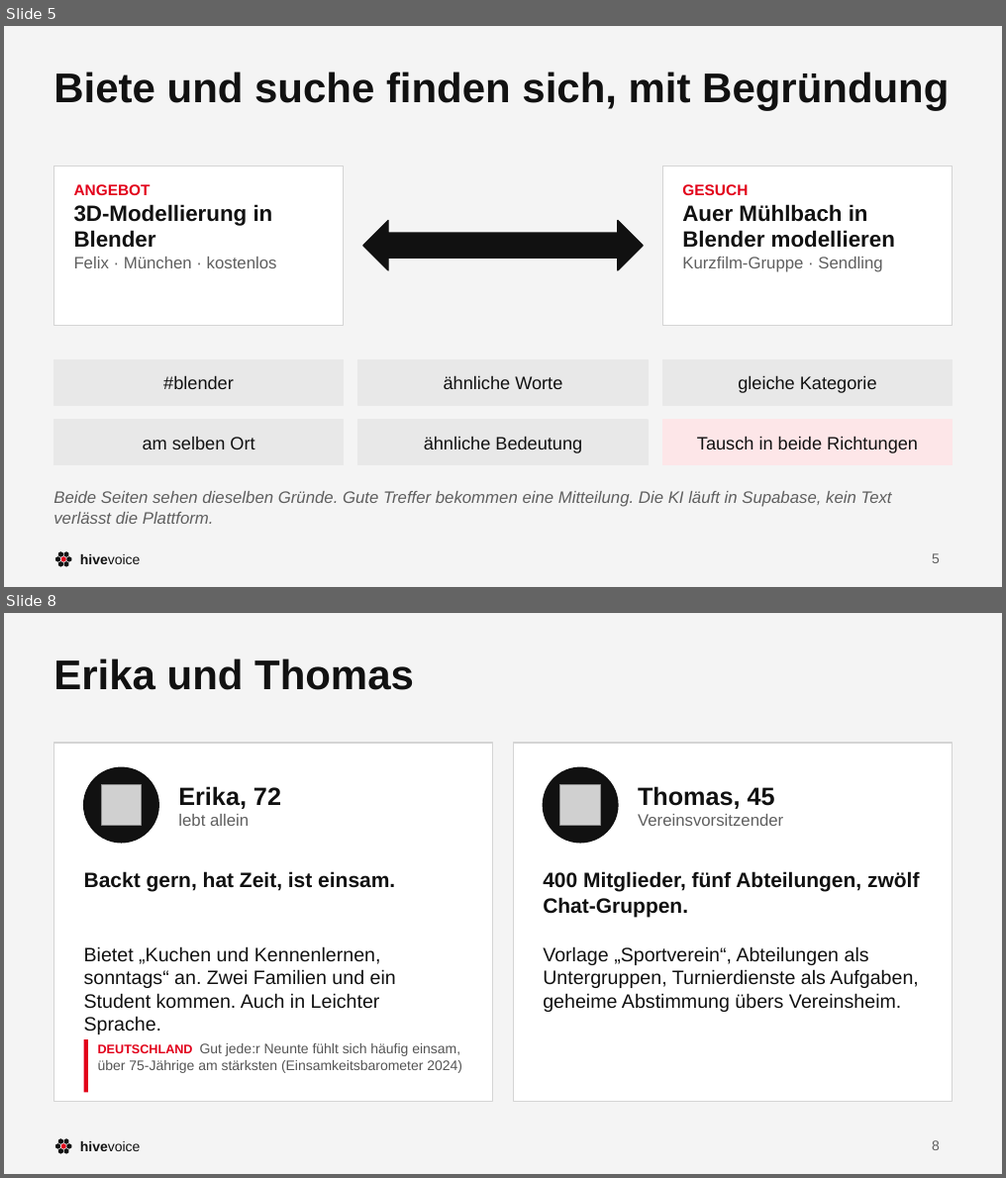
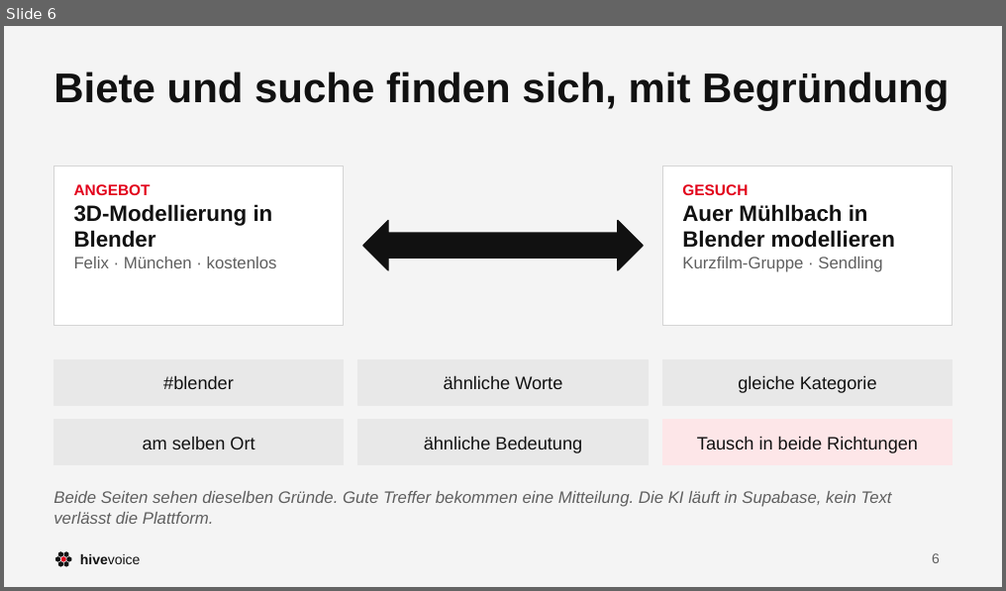
Before and after one commit to dafiiit/HiveVoice, a slide deck: docs/werbung/HiveVoice.pptx. Shown one above the other, each under a label of ours: slides 5 and 8 before the commit, slide 6 after it; the slides between them are not shown. The pictures are 1006x1178 and 1006x591 pixels, drawn with LibreOffice and Linux fonts; fonts in the diff are those of the drawing; grey boxes stand for pictures. Boxes give left, top, right and bottom in pixels: in the first picture for what was removed or moved away, otherwise in the second. Text is boxed around its words. In the diff, an @@ line names an element or a change of style, - is before the commit and + after.

```diff
--- a/docs/werbung/HiveVoice.pptx
+++ b/docs/werbung/HiveVoice.pptx
@@ slide 8 removed at [4,613,1002,1174], background #F4F4F4; not listed: 8 template elements that a slide beside it also shows @@
@@ title removed at [54,659,414,690] @@
-Erika und Thomas
@@ rectangle removed at [54,743,493,1102] @@
@@ rectangle removed at [513,743,952,1102] @@
@@ ellipse removed at [84,767,158,843] @@
@@ picture removed at [101,785,141,826] @@
@@ text removed at [178,786,281,826] @@
-Erika, 72
-lebt allein
@@ ellipse removed at [543,767,618,843] @@
@@ picture removed at [560,785,601,826] @@
@@ text removed at [638,786,783,826] @@
-Thomas, 45
-Vereinsvorsitzender
@@ text removed at [84,871,395,892] @@
-Backt gern, hat Zeit, ist einsam.
@@ text removed at [543,871,919,917] @@
-400 Mitglieder, fünf Abteilungen, zwölf Chat-Gruppen.
@@ text removed at [84,947,396,1035] @@
-Bietet „Kuchen und Kennenlernen, sonntags“ an. Zwei Familien und ein Student kommen. Auch in Leichter Sprache.
@@ text removed at [543,947,918,1012] @@
-Vorlage „Sportverein“, Abteilungen als Untergruppen, Turnierdienste als Aufgaben, geheime Abstimmung übers Vereinsheim.
@@ rectangle removed at [84,1040,88,1093] @@
@@ text removed at [98,1044,462,1073] @@
-DEUTSCHLAND Gut jede:r Neunte fühlt sich häufig einsam, über 75-Jährige am stärksten (Einsamkeitsbarometer 2024)
@@ page number removed at [932,1141,940,1151] @@
-8
@@ what was slide 5 is now slide 6 @@
@@ page number at [932,554,940,564]: text changed @@
-5
+6
```
Also in this commit, not shown: 5 slides changed, 10 slides added, 6 other slides removed, 9 other files.
